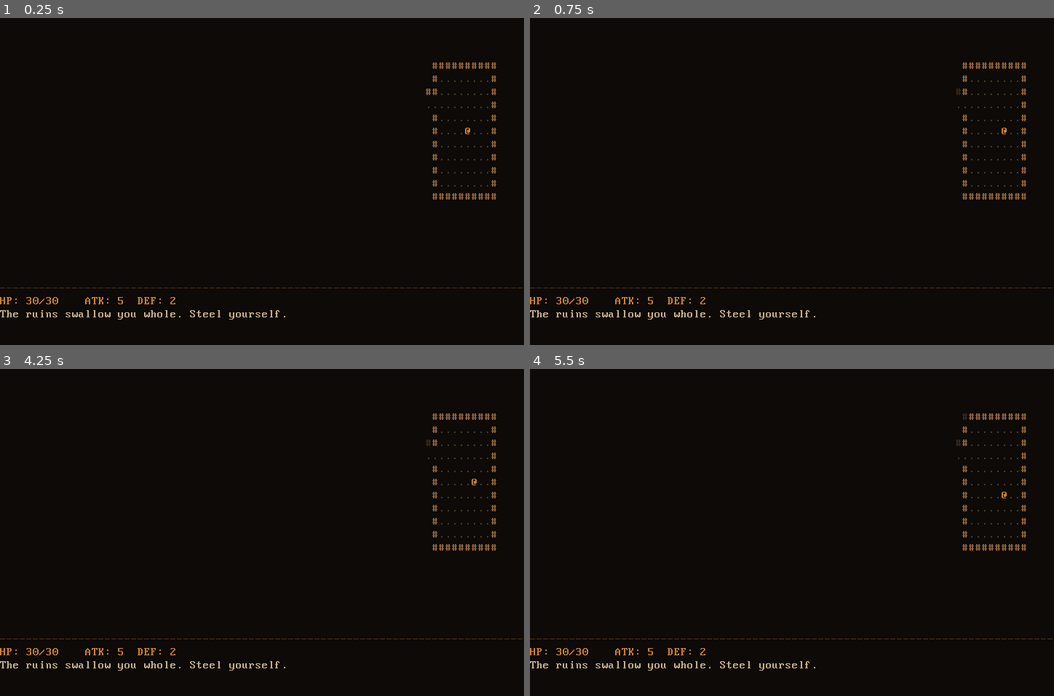
Above: before the commit, frames 1-4 (two rows, left to right).
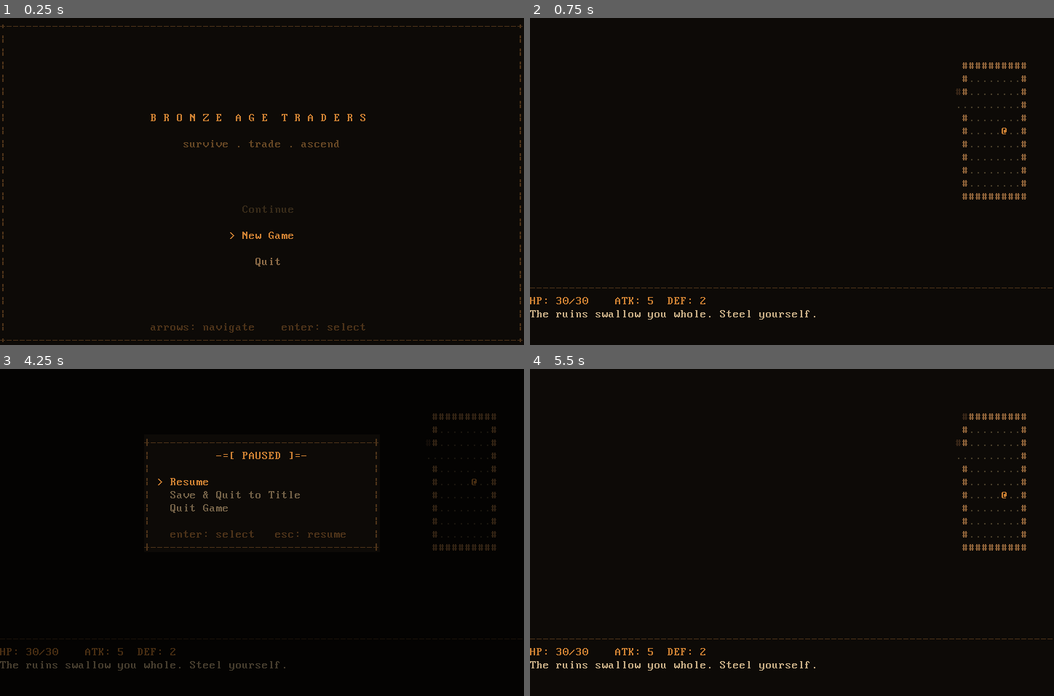
Above: after the commit, the same moments.

Repository: kpweaver/bronze-age-traders
Game: Godot game, scene res://ui/main_menu.tscn
Same seed, same stepped clock (60 frames per second), same inputs: the game is played once before the commit and once after it. Before the commit the project starts from res://main.tscn.
Inputs:
- Up to frame 1 (0.25 s): no input
- Up to frame 2 (0.75 s): tap Enter at 0.5, 0.6 s; hold Right from 0.53 s (still down)
- Up to frame 3 (4.25 s): tap Space at 0.77, 1.07, 1.25, 1.52, 1.55, 1.82, 2.1, 2.75, 3.02, 3.32, 3.77, 3.8, 4.07 s; tap Keypad Enter at 0.8, 1.35, 3.05, 3.6 s; release Right at 1.28 s; hold Down 1.28-2.03 s; tap Enter at 2, 2.3, 2.85, 3.5 s; hold Right 2.03-2.78 s; hold Up 2.78-3.53 s; hold Left from 3.53 s (still down); tap Escape at 4.15 s
- Up to frame 4 (5.5 s): tap R at 4.35 s; tap Space at 4.52, 4.82, 5 s; tap Enter at 4.55, 5.1 s; release Left at 5.03 s; hold Down from 5.03 s (still down); tap Keypad Enter at 5.3 s

The runs differ from the first frame. In frame 1, 2.6% of the frame differs, in the area x 0-100%, y 2-100%; in frame 2, nothing differs; in frame 3, 2.1%; in frame 4, nothing differs.

Commit message:
Add menus, save/load system
- ASCII title screen (Continue / New Game / Quit) with save detection
- In-game escape menu overlay (Resume / Save & Quit / Quit)
- Save/load system serializing map, player, and all entities to user://save.json
- GameState autoload to pass load_save flag between scenes

Co-Authored-By: Claude Sonnet 4.6 <noreply@anthropic.com>

Diff:
--- a/project.godot
+++ b/project.godot
@@ -13,12 +13,16 @@
 config/name="BronzeAgeTraders"
 config/features=PackedStringArray("4.6", "Forward Plus")
 config/icon="res://icon.svg"
-run/main_scene="res://main.tscn"
+run/main_scene="res://ui/main_menu.tscn"
 
 [display]
 
 window/size/viewport_width=720
 window/size/viewport_height=450
+
+[autoload]
+
+GameState="*res://scripts/game_state.gd"
 
 [physics]
 
--- a/scripts/ascii_map.gd
+++ b/scripts/ascii_map.gd
@@ -1,8 +1,9 @@
 extends Node2D
 
-const GameMapClass = preload("res://scripts/map/game_map.gd")
-const ActorClass   = preload("res://scripts/entities/actor.gd")
-const ProcgenClass = preload("res://scripts/map/procgen.gd")
+const GameMapClass    = preload("res://scripts/map/game_map.gd")
+const ActorClass      = preload("res://scripts/entities/actor.gd")
+const ProcgenClass    = preload("res://scripts/map/procgen.gd")
+const SaveManagerClass = preload("res://scripts/save_manager.gd")
 
 # ---------------------------------------------------------------------------
 # Display constants
@@ -14,11 +15,11 @@
 const CELL_H: float = 18.0
 
 # Layout: 20 map rows, then divider, status, and 3 message rows
-const MAP_ROWS: int    = 20
-const DIVIDER_ROW: int = 20
-const STATUS_ROW: int  = 21
+const MAP_ROWS: int      = 20
+const DIVIDER_ROW: int   = 20
+const STATUS_ROW: int    = 21
 const MSG_START_ROW: int = 22
-const MSG_LINES: int   = 3
+const MSG_LINES: int     = 3
 
 const FOV_RADIUS: int = 8
 
@@ -26,14 +27,21 @@
 # Bronze Age colour palette
 # ---------------------------------------------------------------------------
 const C_BG         := Color(0.05, 0.04, 0.03)
-const C_WALL_LIT   := Color(0.55, 0.38, 0.22)  # sandstone, lit
-const C_WALL_DIM   := Color(0.22, 0.15, 0.09)  # sandstone, remembered
-const C_FLOOR_LIT  := Color(0.28, 0.24, 0.16)  # arid dirt, lit
-const C_FLOOR_DIM  := Color(0.10, 0.09, 0.06)  # arid dirt, remembered
+const C_WALL_LIT   := Color(0.55, 0.38, 0.22)
+const C_WALL_DIM   := Color(0.22, 0.15, 0.09)
+const C_FLOOR_LIT  := Color(0.28, 0.24, 0.16)
+const C_FLOOR_DIM  := Color(0.10, 0.09, 0.06)
 const C_DIVIDER    := Color(0.30, 0.20, 0.10)
-const C_STATUS     := Color(0.80, 0.50, 0.20)  # bronze
+const C_STATUS     := Color(0.80, 0.50, 0.20)
 const C_MSG_RECENT := Color(0.78, 0.68, 0.52)
 const C_MSG_OLD    := Color(0.45, 0.38, 0.28)
+
+# ---------------------------------------------------------------------------
+# Escape menu
+# ---------------------------------------------------------------------------
+const ESCAPE_OPTIONS := ["Resume", "Save & Quit to Title", "Quit Game"]
+var _escape_open: bool   = false
+var _escape_cursor: int  = 0
 
 # ---------------------------------------------------------------------------
 # Game state
@@ -47,7 +55,11 @@
 
 func _ready() -> void:
 	_font = _make_font()
-	_new_game()
+	if GameState.load_save:
+		_load_from_save()
+		GameState.load_save = false
+	else:
+		_new_game()
 
 
 func _make_font() -> Font:
@@ -56,7 +68,6 @@
 		var ff := FontFile.new()
 		ff.data = FileAccess.get_file_as_bytes(path)
 		return ff
-	# Fallback if font file is missing
 	var sf := SystemFont.new()
 	sf.font_names = PackedStringArray(["Consolas", "Cascadia Mono", "Lucida Console", "Courier New"])
 	return sf
@@ -64,6 +75,7 @@
 
 func _new_game() -> void:
 	_game_over = false
+	_escape_open = false
 	_messages.clear()
 	_map = GameMapClass.new(COLS, MAP_ROWS)
 	_player = ActorClass.new(Vector2i(0, 0), "@", Color(0.80, 0.50, 0.20), "You", 30, 2, 5)
@@ -75,11 +87,38 @@
 	queue_redraw()
 
 
+func _load_from_save() -> void:
+	var data := SaveManagerClass.load_game()
+	if data.is_empty():
+		_new_game()
+		return
+	_game_over = false
+	_escape_open = false
+	_messages.clear()
+	var result := SaveManagerClass.restore(data, FOV_RADIUS)
+	_map    = result[0]
+	_player = result[1]
+	_log("You return to where you left off...")
+	queue_redraw()
+
+
 # ---------------------------------------------------------------------------
 # Input
 # ---------------------------------------------------------------------------
 func _unhandled_input(event: InputEvent) -> void:
 	if not event is InputEventKey or not event.pressed:
+		return
+
+	# Escape menu takes full priority when open
+	if _escape_open:
+		_handle_escape_input(event)
+		return
+
+	if event.physical_keycode == KEY_ESCAPE:
+		_escape_open = true
+		_escape_cursor = 0
+		get_viewport().set_input_as_handled()
+		queue_redraw()
 		return
 
 	if _game_over:
@@ -97,11 +136,40 @@
 		KEY_KP_9:            dir = Vector2i(1, -1)
 		KEY_KP_1:            dir = Vector2i(-1, 1)
 		KEY_KP_3:            dir = Vector2i(1, 1)
-		KEY_KP_5:            pass  # wait in place — still ends turn
+		KEY_KP_5:            pass  # wait in place
 		_:                   return
 
 	get_viewport().set_input_as_handled()
 	_do_player_turn(dir)
+
+
+func _handle_escape_input(event: InputEvent) -> void:
+	get_viewport().set_input_as_handled()
+	match event.physical_keycode:
+		KEY_ESCAPE:
+			_escape_open = false
+			queue_redraw()
+		KEY_UP, KEY_KP_8:
+			_escape_cursor = wrapi(_escape_cursor - 1, 0, ESCAPE_OPTIONS.size())
+			queue_redraw()
+		KEY_DOWN, KEY_KP_2:
+			_escape_cursor = wrapi(_escape_cursor + 1, 0, ESCAPE_OPTIONS.size())
+			queue_redraw()
+		KEY_ENTER, KEY_KP_ENTER:
+			_confirm_escape()
+
+
+func _confirm_escape() -> void:
+	match _escape_cursor:
+		0:  # Resume
+			_escape_open = false
+			queue_redraw()
+		1:  # Save & Quit to Title
+			if not _game_over:
+				SaveManagerClass.save_game(_map, _player)
+			get_tree().change_scene_to_file("res://ui/main_menu.tscn")
+		2:  # Quit Game
+			get_tree().quit()
 
 
 # ---------------------------------------------------------------------------
@@ -112,7 +180,7 @@
 		var next: Vector2i = _player.pos + dir
 
 		if not _map.is_in_bounds(next.x, next.y):
-			return  # edge of map — no turn consumed
+			return
 
 		var target = _map.get_blocking_entity_at(next.x, next.y)
 		if target != null:
@@ -120,11 +188,10 @@
 				_log(_player.attack(target))
 				if not target.is_alive:
 					_log(target.die())
-			# bumping a dead entity or non-actor: turn consumed, no move
 		elif _map.is_walkable(next.x, next.y):
 			_player.pos = next
 		else:
-			return  # solid wall — no turn consumed
+			return  # wall — no turn consumed
 
 	_do_enemy_turns()
 	_end_turn()
@@ -168,6 +235,8 @@
 	_draw_map()
 	_draw_entities()
 	_draw_ui()
+	if _escape_open:
+		_draw_escape_menu()
 
 
 func _draw_map() -> void:
@@ -186,34 +255,24 @@
 
 
 func _draw_entities() -> void:
-	# Only one entity is drawn per cell — highest priority wins.
-	# Priority: living actors > corpses > other entities.
-	# Build a dict of pos -> entity so the last write (highest priority) wins,
-	# then draw each cell once.
 	var cell_map: Dictionary = {}
 
-	# Pass 1: corpses (lowest priority — may be overwritten)
 	for e in _map.entities:
 		if (e is ActorClass) and not e.is_alive and _map.visible[e.pos.y][e.pos.x]:
 			cell_map[e.pos] = e
-
-	# Pass 2: living actors (highest priority — always overwrite)
 	for e in _map.entities:
 		if (e is ActorClass) and e.is_alive and _map.visible[e.pos.y][e.pos.x]:
 			cell_map[e.pos] = e
 
 	for e in cell_map.values():
-		# Clear the map tile behind the entity so chars don't bleed through
 		draw_rect(Rect2(e.pos.x * CELL_W, e.pos.y * CELL_H, CELL_W, CELL_H), C_BG)
 		_put(e.pos.x, e.pos.y, e.char, e.color)
 
 
 func _draw_ui() -> void:
-	# Divider row
 	for x in range(COLS):
 		_put(x, DIVIDER_ROW, "-", C_DIVIDER)
 
-	# Status bar — HP colour shifts red as health drops
 	var hp_frac: float = float(_player.hp) / float(_player.max_hp)
 	var hp_color := C_STATUS.lerp(Color(0.8, 0.15, 0.05), 1.0 - hp_frac)
 	var status := "HP: %d/%d    ATK: %d  DEF: %d" % [
@@ -221,12 +280,54 @@
 	]
 	_puts(0, STATUS_ROW, status, hp_color)
 
-	# Message log — most recent is brightest
 	for i in range(_messages.size()):
 		var is_last := i == _messages.size() - 1
 		_puts(0, MSG_START_ROW + i, _messages[i], C_MSG_RECENT if is_last else C_MSG_OLD)
 
 
+func _draw_escape_menu() -> void:
+	const BOX_W := 36
+	const BOX_H := 9
+	const BOX_X := (COLS - BOX_W) / 2   # 22
+	const BOX_Y := (MAP_ROWS - BOX_H) / 2  # 5
+
+	# Darken everything behind the menu
+	draw_rect(Rect2(Vector2.ZERO, Vector2(COLS * CELL_W, ROWS * CELL_H)), Color(0, 0, 0, 0.65))
+
+	# Box background
+	draw_rect(
+		Rect2(BOX_X * CELL_W, BOX_Y * CELL_H, BOX_W * CELL_W, BOX_H * CELL_H),
+		C_BG
+	)
+
+	# Border
+	for x in range(BOX_X, BOX_X + BOX_W):
+		_put(x, BOX_Y, "-", C_DIVIDER)
+		_put(x, BOX_Y + BOX_H - 1, "-", C_DIVIDER)
+	for y in range(BOX_Y, BOX_Y + BOX_H):
+		_put(BOX_X, y, "|", C_DIVIDER)
+		_put(BOX_X + BOX_W - 1, y, "|", C_DIVIDER)
+	_put(BOX_X, BOX_Y, "+", C_DIVIDER)
+	_put(BOX_X + BOX_W - 1, BOX_Y, "+", C_DIVIDER)
+	_put(BOX_X, BOX_Y + BOX_H - 1, "+", C_DIVIDER)
+	_put(BOX_X + BOX_W - 1, BOX_Y + BOX_H - 1, "+", C_DIVIDER)
+
+	# Title
+	var title := "-=[ PAUSED ]=-"
+	_puts(BOX_X + (BOX_W - title.length()) / 2, BOX_Y + 1, title, C_STATUS)
+
+	# Options
+	for i in range(ESCAPE_OPTIONS.size()):
+		var is_selected := i == _escape_cursor
+		var color := C_STATUS if is_selected else C_MSG_OLD
+		var prefix := "> " if is_selected else "  "
+		_puts(BOX_X + 2, BOX_Y + 3 + i, prefix + ESCAPE_OPTIONS[i], color)
+
+	# Hint
+	var hint := "enter: select   esc: resume"
+	_puts(BOX_X + (BOX_W - hint.length()) / 2, BOX_Y + BOX_H - 2, hint, C_DIVIDER)
+
+
 # ---------------------------------------------------------------------------
 # Draw helpers
 # ---------------------------------------------------------------------------
--- /dev/null
+++ b/scripts/game_state.gd
@@ -0,0 +1,4 @@
+extends Node
+
+# Persists across scene changes. Set before transitioning to the game scene.
+var load_save: bool = false
--- /dev/null
+++ b/scripts/save_manager.gd
@@ -0,0 +1,110 @@
+class_name SaveManager
+
+const ActorClass    = preload("res://scripts/entities/actor.gd")
+const HostileAIClass = preload("res://scripts/components/hostile_ai.gd")
+const GameMapClass  = preload("res://scripts/map/game_map.gd")
+
+const SAVE_PATH := "user://save.json"
+
+
+static func save_exists() -> bool:
+	return FileAccess.file_exists(SAVE_PATH)
+
+
+static func delete_save() -> void:
+	if save_exists():
+		DirAccess.open("user://").remove("save.json")
+
+
+static func save_game(game_map, player) -> void:
+	var data := {
+		"player": {
+			"x": player.pos.x, "y": player.pos.y,
+			"hp": player.hp, "max_hp": player.max_hp,
+			"defense": player.defense, "power": player.power,
+		},
+		"map": {
+			"width": game_map.width,
+			"height": game_map.height,
+			"tiles": game_map.tiles,
+			"explored": game_map.explored,
+		},
+		"entities": _serialize_entities(game_map.entities, player),
+	}
+	var file := FileAccess.open(SAVE_PATH, FileAccess.WRITE)
+	file.store_string(JSON.stringify(data))
+	file.close()
+
+
+static func _serialize_entities(entities: Array, player) -> Array:
+	var result := []
+	for e in entities:
+		if e == player:
+			continue
+		var entry := {
+			"x": e.pos.x, "y": e.pos.y,
+			"char": e.char,
+			"cr": e.color.r, "cg": e.color.g, "cb": e.color.b,
+			"name": e.name,
+			"blocks_movement": e.blocks_movement,
+			"type": "actor" if e is ActorClass else "entity",
+		}
+		if e is ActorClass:
+			entry["hp"]     = e.hp
+			entry["max_hp"] = e.max_hp
+			entry["defense"] = e.defense
+			entry["power"]  = e.power
+			entry["has_ai"] = e.ai != null
+		result.append(entry)
+	return result
+
+
+static func load_game() -> Dictionary:
+	if not save_exists():
+		return {}
+	var file := FileAccess.open(SAVE_PATH, FileAccess.READ)
+	var text := file.get_as_text()
+	file.close()
+	var parsed = JSON.parse_string(text)
+	return parsed if parsed is Dictionary else {}
+
+
+# Reconstructs GameMap + player Actor from saved data.
+# Returns [game_map, player].
+static func restore(data: Dictionary, fov_radius: int) -> Array:
+	var md: Dictionary = data["map"]
+	var game_map = GameMapClass.new(int(md["width"]), int(md["height"]))
+
+	# JSON parses ints as floats — cast explicitly
+	var tiles_raw: Array = md["tiles"]
+	var explored_raw: Array = md["explored"]
+	for y in range(game_map.height):
+		for x in range(game_map.width):
+			game_map.tiles[y][x]    = int(tiles_raw[y][x])
+			game_map.explored[y][x] = bool(explored_raw[y][x])
+
+	var pd: Dictionary = data["player"]
+	var player = ActorClass.new(
+		Vector2i(int(pd["x"]), int(pd["y"])),
+		"@", Color(0.80, 0.50, 0.20), "You",
+		int(pd["max_hp"]), int(pd["defense"]), int(pd["power"])
+	)
+	player.hp = int(pd["hp"])
+	player.game_map = game_map
+	game_map.entities.append(player)
+
+	for ed: Dictionary in data["entities"]:
+		var color := Color(float(ed["cr"]), float(ed["cg"]), float(ed["cb"]))
+		var pos   := Vector2i(int(ed["x"]), int(ed["y"]))
+		if ed["type"] == "actor":
+			var actor = ActorClass.new(pos, ed["char"], color, ed["name"],
+					int(ed["max_hp"]), int(ed["defense"]), int(ed["power"]))
+			actor.hp = int(ed["hp"])
+			actor.blocks_movement = bool(ed["blocks_movement"])
+			if bool(ed["has_ai"]) and actor.is_alive:
+				actor.ai = HostileAIClass.new(actor)
+			actor.game_map = game_map
+			game_map.entities.append(actor)
+
+	game_map.compute_fov(player.pos.x, player.pos.y, fov_radius)
+	return [game_map, player]
--- /dev/null
+++ b/ui/main_menu.gd
@@ -0,0 +1,136 @@
+extends Node2D
+
+const SaveManagerClass = preload("res://scripts/save_manager.gd")
+
+const COLS := 80
+const ROWS := 25
+const FONT_SIZE := 16
+const CELL_W := 9.0
+const CELL_H := 18.0
+
+const C_BG       := Color(0.05, 0.04, 0.03)
+const C_BORDER   := Color(0.30, 0.20, 0.10)
+const C_TITLE    := Color(0.80, 0.50, 0.20)  # bronze
+const C_TAGLINE  := Color(0.40, 0.28, 0.14)
+const C_SELECTED := Color(0.80, 0.50, 0.20)
+const C_NORMAL   := Color(0.55, 0.42, 0.28)
+const C_DISABLED := Color(0.22, 0.17, 0.10)
+
+const OPTIONS := ["Continue", "New Game", "Quit"]
+
+var _font: Font
+var _cursor: int = 0
+var _save_exists: bool = false
+
+
+func _ready() -> void:
+	_font = _load_font()
+	_save_exists = SaveManagerClass.save_exists()
+	_cursor = 0 if _save_exists else 1
+	queue_redraw()
+
+
+func _load_font() -> Font:
+	var path := "res://assets/fonts/Px437_IBM_VGA_9x16.ttf"
+	if FileAccess.file_exists(path):
+		var ff := FontFile.new()
+		ff.data = FileAccess.get_file_as_bytes(path)
+		return ff
+	var sf := SystemFont.new()
+	sf.font_names = PackedStringArray(["Consolas", "Cascadia Mono", "Lucida Console"])
+	return sf
+
+
+func _unhandled_input(event: InputEvent) -> void:
+	if not event is InputEventKey or not event.pressed:
+		return
+	get_viewport().set_input_as_handled()
+	match event.physical_keycode:
+		KEY_UP, KEY_KP_8:
+			_move_cursor(-1)
+		KEY_DOWN, KEY_KP_2:
+			_move_cursor(1)
+		KEY_ENTER, KEY_KP_ENTER, KEY_SPACE:
+			_confirm()
+
+
+func _move_cursor(dir: int) -> void:
+	var next := wrapi(_cursor + dir, 0, OPTIONS.size())
+	# Skip "Continue" if no save exists
+	if next == 0 and not _save_exists:
+		next = wrapi(next + dir, 0, OPTIONS.size())
+	_cursor = next
+	queue_redraw()
+
+
+func _confirm() -> void:
+	match _cursor:
+		0:  # Continue
+			if _save_exists:
+				GameState.load_save = true
+				get_tree().change_scene_to_file("res://main.tscn")
+		1:  # New Game
+			SaveManagerClass.delete_save()
+			GameState.load_save = false
+			get_tree().change_scene_to_file("res://main.tscn")
+		2:  # Quit
+			get_tree().quit()
+
+
+func _draw() -> void:
+	draw_rect(Rect2(Vector2.ZERO, Vector2(COLS * CELL_W, ROWS * CELL_H)), C_BG)
+	_draw_border()
+	_draw_title()
+	_draw_options()
+	_draw_hint()
+
+
+func _draw_border() -> void:
+	for x in range(COLS):
+		_put(x, 0, "-", C_BORDER)
+		_put(x, ROWS - 1, "-", C_BORDER)
+	for y in range(1, ROWS - 1):
+		_put(0, y, "|", C_BORDER)
+		_put(COLS - 1, y, "|", C_BORDER)
+	_put(0, 0, "+", C_BORDER)
+	_put(COLS - 1, 0, "+", C_BORDER)
+	_put(0, ROWS - 1, "+", C_BORDER)
+	_put(COLS - 1, ROWS - 1, "+", C_BORDER)
+
+
+func _draw_title() -> void:
+	_puts_centered(7, "B R O N Z E  A G E  T R A D E R S", C_TITLE)
+	_puts_centered(9, "survive . trade . ascend", C_TAGLINE)
+
+
+func _draw_options() -> void:
+	for i in range(OPTIONS.size()):
+		var is_disabled := i == 0 and not _save_exists
+		var is_selected := i == _cursor and not is_disabled
+		var color: Color
+		if is_disabled:
+			color = C_DISABLED
+		elif is_selected:
+			color = C_SELECTED
+		else:
+			color = C_NORMAL
+		var prefix := "> " if is_selected else "  "
+		_puts_centered(14 + i * 2, prefix + OPTIONS[i], color)
+
+
+func _draw_hint() -> void:
+	_puts_centered(ROWS - 2, "arrows: navigate    enter: select", C_BORDER)
+
+
+func _puts_centered(row: int, text: String, color: Color) -> void:
+	_puts(int((COLS - text.length()) / 2), row, text, color)
+
+
+func _put(x: int, y: int, ch: String, color: Color) -> void:
+	draw_string(_font, Vector2(x * CELL_W, y * CELL_H + FONT_SIZE),
+			ch, HORIZONTAL_ALIGNMENT_LEFT, -1, FONT_SIZE, color)
+
+
+func _puts(x: int, y: int, text: String, color: Color) -> void:
+	draw_string(_font, Vector2(x * CELL_W, y * CELL_H + FONT_SIZE),
+			text, HORIZONTAL_ALIGNMENT_LEFT, -1, FONT_SIZE, color)
--- /dev/null
+++ b/ui/main_menu.tscn
@@ -0,0 +1,6 @@
+[gd_scene format=3 uid="uid://mainmenu01"]
+
+[ext_resource type="Script" path="res://ui/main_menu.gd" id="1_mm01"]
+
+[node name="MainMenu" type="Node2D"]
+script = ExtResource("1_mm01")
Not shown, added: icon.svg.import
